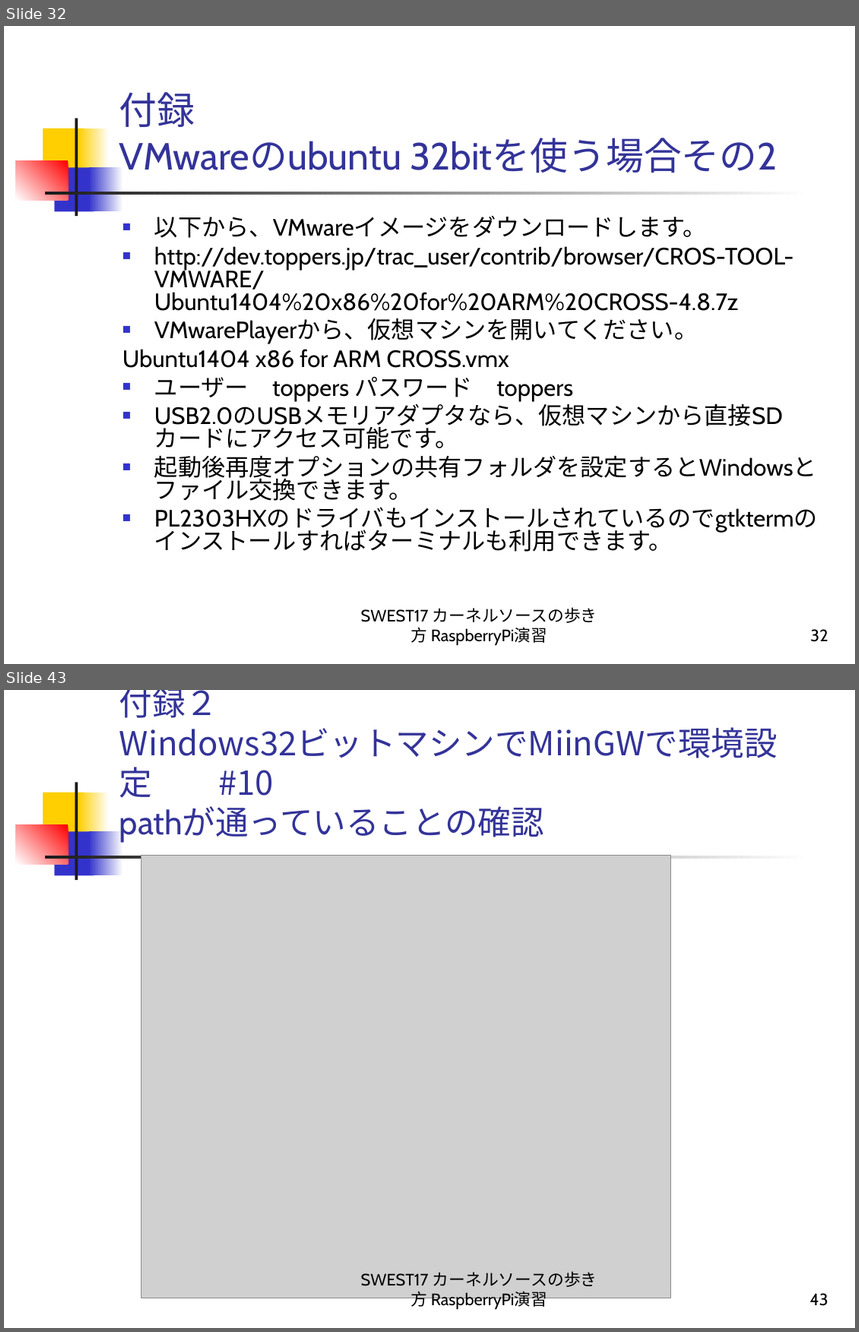
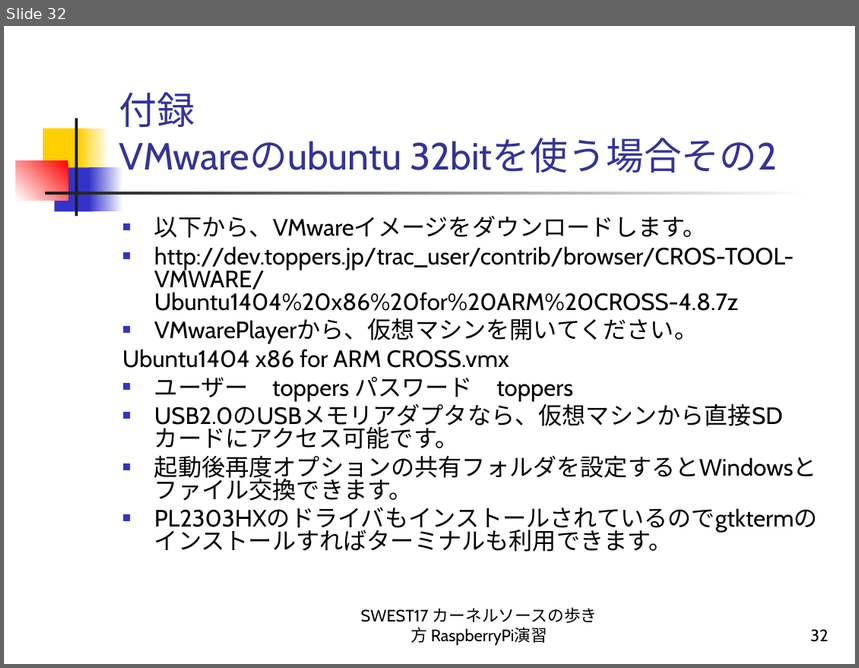
Before and after one commit to alvstakahashi/RPI-SHRINK-SSP-FULL, a slide deck: カーネルソースの歩き方 RaspberryPi演習.ppt. Shown one above the other, each under a label of ours: slides 32 and 43 before the commit, slide 32 after it; the slides between them are not shown. The pictures are 859x1332 and 859x668 pixels, drawn with LibreOffice and Linux fonts; fonts in the diff are those of the drawing; grey boxes stand for pictures. Boxes give left, top, right and bottom in pixels: in the first picture for what was removed or moved away, otherwise in the second. Text is boxed around its words. In the diff, an @@ line names an element or a change of style, - is before the commit and + after.

```diff
--- a/カーネルソースの歩き方 RaspberryPi演習.ppt
+++ b/カーネルソースの歩き方 RaspberryPi演習.ppt
@@ slide 43 removed at [4, 690, 855, 1328], background #FFFFFF; not listed: 7 template elements that a slide beside it also shows @@
@@ title removed at [120, 690, 544, 843] @@
-付録２
-Windows32ビットマシンでMiinGWで環境設定 #10
-pathが通っていることの確認
@@ picture removed at [141, 855, 671, 1299] @@
@@ text removed at [361, 1271, 598, 1310] @@
-SWEST17 カーネルソースの歩き方 RaspberryPi演習
@@ page number removed at [810, 1293, 829, 1306] @@
-43
```
Also in this commit, not shown: 1 slide changed, 10 other slides removed.
